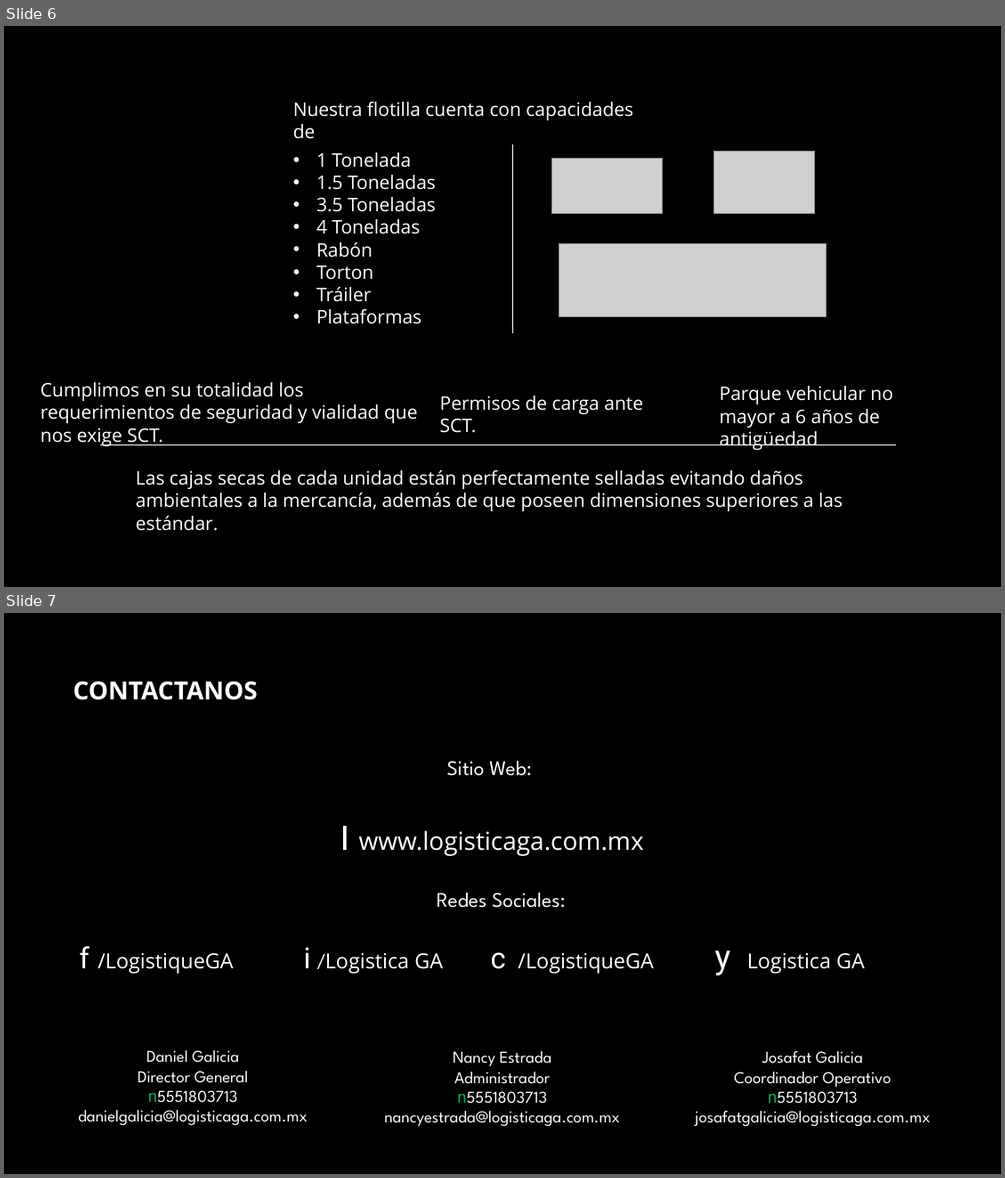
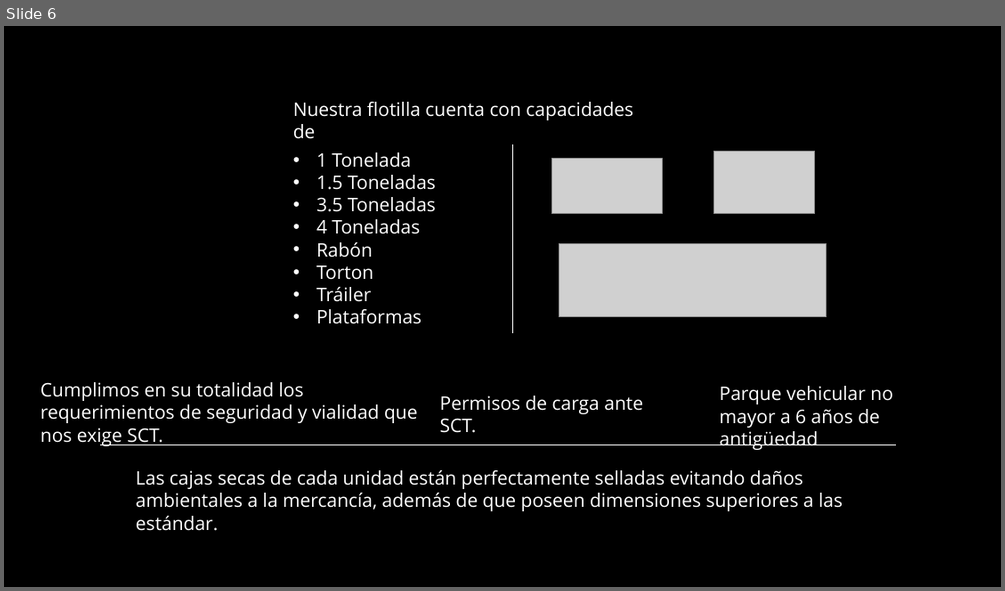
Before and after one commit to Brandon-Moreno/LogisticaGA, a slide deck: PRESENTACION DIGITAL.pptx. Shown one above the other, each under a label of ours: slides 6 and 7 before the commit, slide 6 after it. The pictures are 1005x1178 and 1005x591 pixels, drawn with LibreOffice and Linux fonts; fonts in the diff are those of the drawing; grey boxes stand for pictures; background and template pictures are left out. Boxes give left, top, right and bottom in pixels: in the first picture for what was removed or moved away, otherwise in the second. Text is boxed around its words. In the diff, an @@ line names an element or a change of style, - is before the commit and + after.

```diff
--- a/PRESENTACION DIGITAL.pptx
+++ b/PRESENTACION DIGITAL.pptx
@@ slide 7 removed at <box>4,613,1001,1174</box>, background #000000 @@
@@ text removed at <box>73,681,258,700</box> @@
-CONTACTANOS
@@ text removed at <box>447,761,532,776</box> @@
-Sitio Web:
@@ text removed at <box>340,826,644,856</box> @@
-I www.logisticaga.com.mx
@@ text removed at <box>437,892,566,908</box> @@
-Redes Sociales:
@@ text removed at <box>80,946,865,975</box> @@
-f /LogistiqueGA i /Logistica GA c /LogistiqueGA y Logistica GA
@@ text removed at <box>78,1050,307,1125</box> @@
-Daniel Galicia
-Director General
-n5551803713
-danielgalicia@logisticaga.com.mx
@@ text removed at <box>384,1051,620,1126</box> @@
-Nancy Estrada
-Administrador
-n5551803713
-nancyestrada@logisticaga.com.mx
@@ text removed at <box>695,1051,930,1126</box> @@
-Josafat Galicia
-Coordinador Operativo
-n5551803713
-josafatgalicia@logisticaga.com.mx
```
Also in this commit, not shown: 1 slide changed, 1 slide added, 2 other files.
